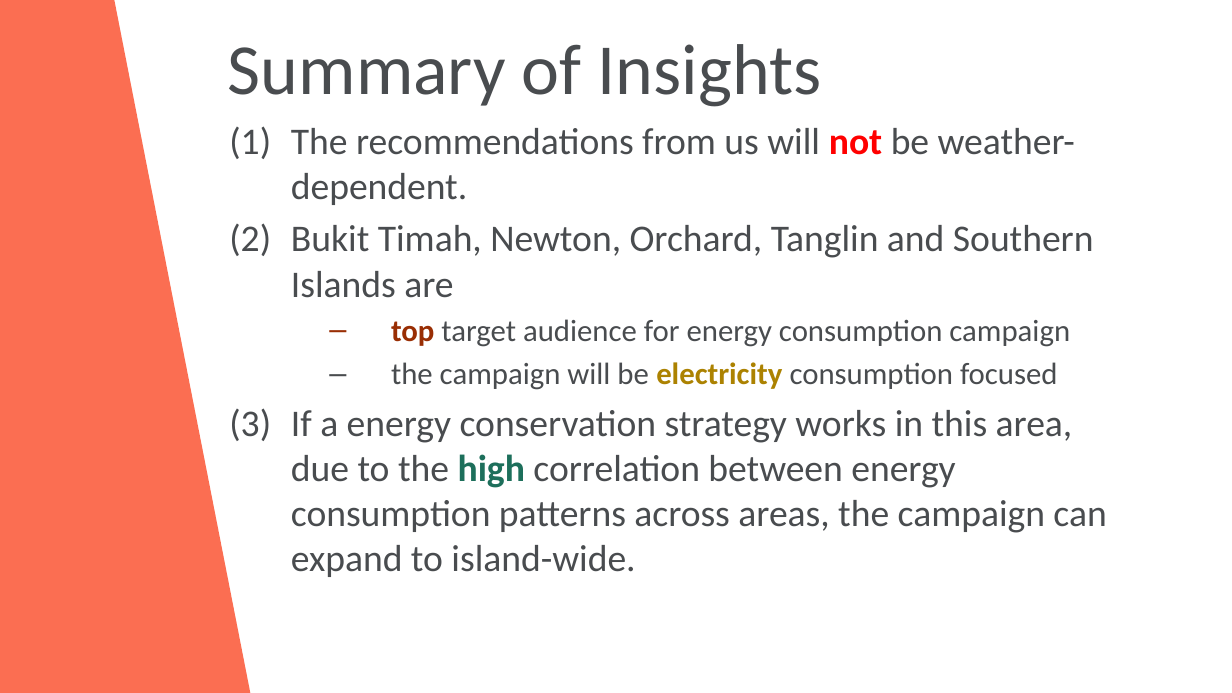
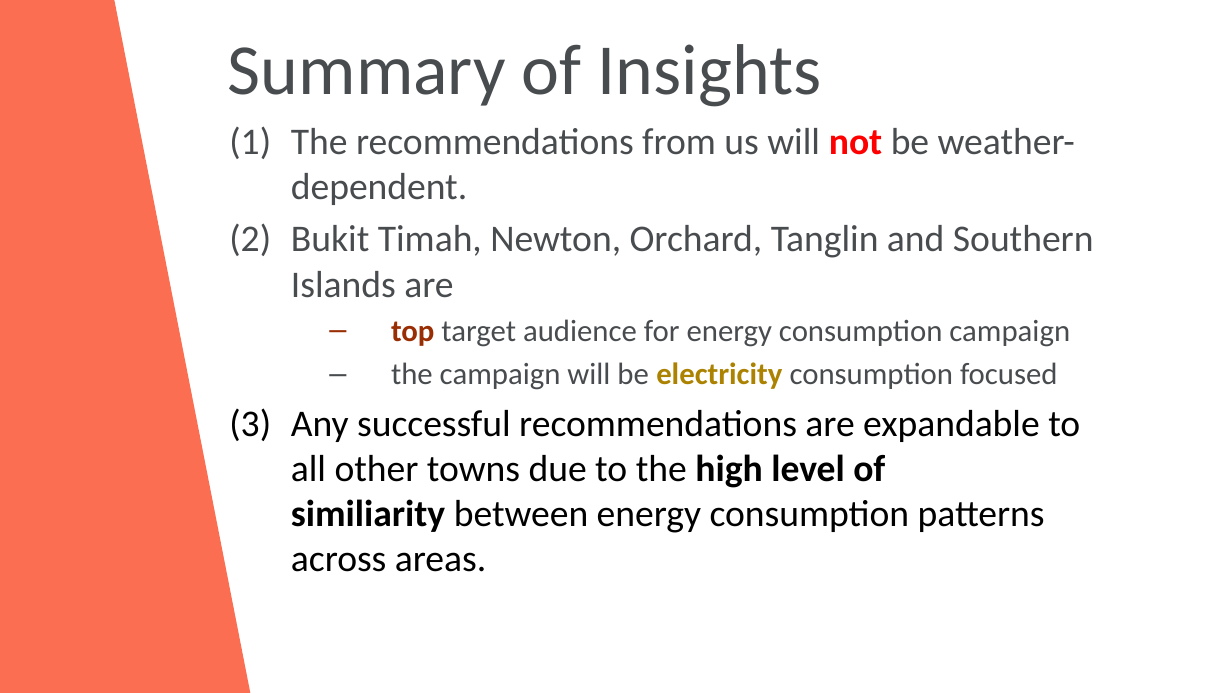
Before and after one commit to khammingfatt/Project-1-Data-Analysis-of-Singapore-Weather-Patterns-and-Energy-Consumption, a slide deck: slide 17 of Project 1 - Exploring the Relationship between Weather and Households Energy.pptx. Drawn at 1232x693 pixels with LibreOffice and Linux fonts; fonts in the diff are those of the drawing; background and template pictures are left out. Boxes give left, top, right and bottom in pixels: in the first picture for what was removed or moved away, otherwise in the second. Text is boxed around its words. In the diff, an @@ line names an element or a change of style, - is before the commit and + after.

```diff
--- a/Project 1 - Exploring the Relationship between Weather and Households Energy.pptx
+++ b/Project 1 - Exploring the Relationship between Weather and Households Energy.pptx
@@ text at (291,410,1080,572): text changed; text colour #494C4F to #000000 @@
-(3) If a energy conservation strategy works in this area, due to the high correlation between energy consumption patterns across areas, the campaign can expand to island-wide.
+(3) Any successful recommendations are expandable to all other towns due to the high level of similiarity between energy consumption patterns across areas.
```
Also in this commit, not shown: 1 other slide changed, 1 other file.
